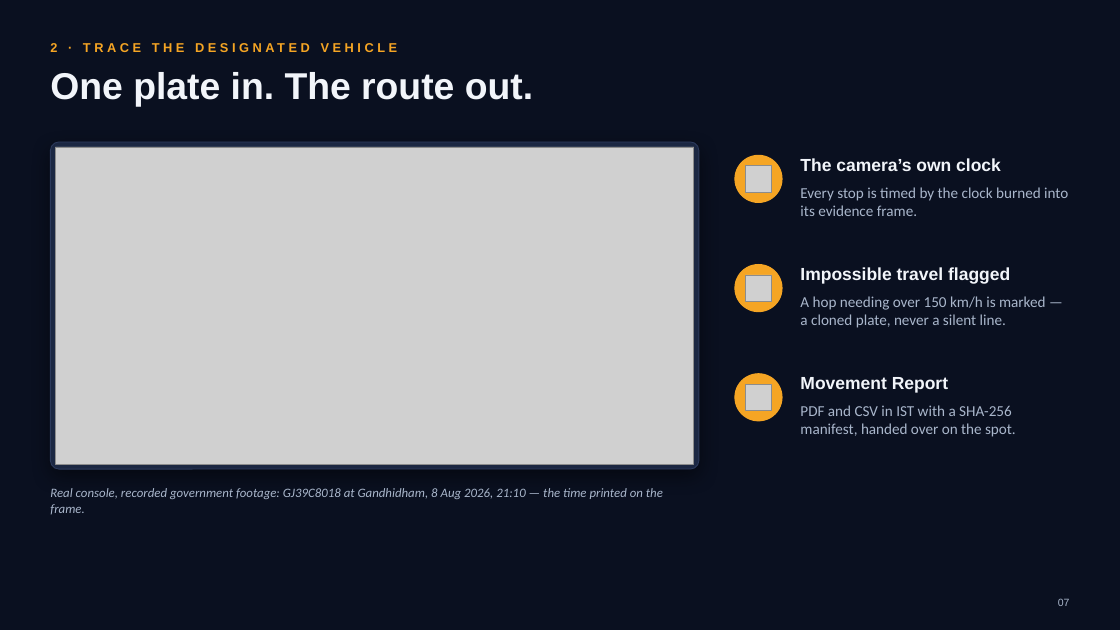
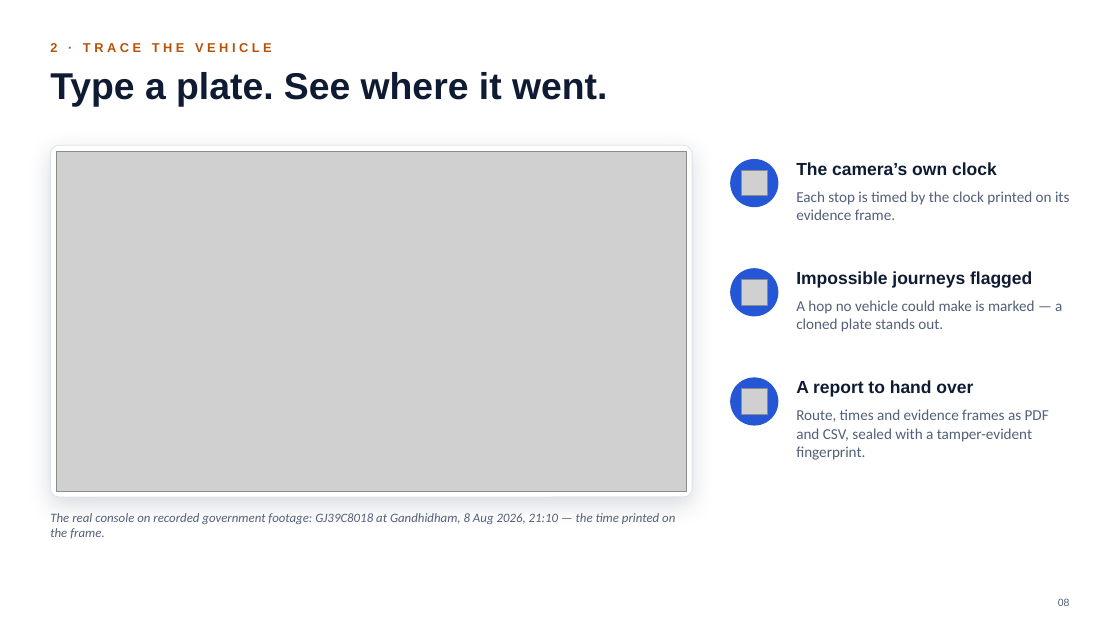
Before and after one commit to parthpatel643/sentinel-hackathon, a slide deck: slide 8 of docs/Sentinel-Finale-Pitch.pptx (slide 7 before the commit). Drawn at 1120x630 pixels with LibreOffice and Linux fonts; fonts in the diff are those of the drawing; grey boxes stand for pictures. Boxes give left, top, right and bottom in pixels: in the first picture for what was removed or moved away, otherwise in the second. Text is boxed around its words. In the diff, an @@ line names an element or a change of style, - is before the commit and + after.

```diff
--- a/docs/Sentinel-Finale-Pitch.pptx
+++ b/docs/Sentinel-Finale-Pitch.pptx
@@ background #0A1020 to #FFFFFF @@
@@ text at (50, 43, 272, 52): text changed; text colour #F5A524 to #B45309 @@
-2 · TRACE THE DESIGNATED VEHICLE
+2 · TRACE THE VEHICLE
@@ text at (50, 72, 607, 107): text changed; text colour #F2F5FA to #0F1B33 @@
-One plate in. The route out.
+Type a plate. See where it went.
@@ rounded rectangle: place and size @@
-rounded rectangle at (50, 142, 699, 469)
+rounded rectangle at (50, 145, 692, 497)
@@ rounded rectangle at (50, 145, 692, 497): fill #1B2742 to #FFFFFF; outline #2C3A5C 0.75 pt to #DDE3EE 0.75 pt; shadow changed; proportions changed @@
@@ picture: place and size @@
-picture at (55, 147, 694, 464)
+picture at (56, 151, 686, 492)
@@ text "The camera’s own clock" at (796, 162, 997, 175): text colour #F2F5FA to #0F1B33 @@
@@ text at (796, 191, 1069, 220): text changed; text colour #A9B6CB to #536079 @@
-Every stop is timed by the clock burned into its evidence frame.
+Each stop is timed by the clock printed on its evidence frame.
@@ 3 ellipses, 3 pictures: place and size @@
-3 ellipses, 3 pictures at (735, 155, 782, 421)
+3 ellipses, 3 pictures at (731, 160, 778, 425)
@@ text at (796, 271, 1032, 288): text changed; text colour #F2F5FA to #0F1B33 @@
-Impossible travel flagged
+Impossible journeys flagged
@@ text at (796, 300, 1062, 332): text changed; text colour #A9B6CB to #536079 @@
-A hop needing over 150 km/h is marked — a cloned plate, never a silent line.
+A hop no vehicle could make is marked — a cloned plate stands out.
@@ fill #F5A524 to #2456D6; outline #F5A524 1 pt to #2456D6 1 pt in 3 elements at (731, 160, 778, 207), (731, 269, 778, 316), (731, 378, 778, 425) @@
@@ text at (796, 380, 973, 397): text changed; text colour #F2F5FA to #0F1B33 @@
-Movement Report
+A report to hand over
@@ text at (796, 409, 1049, 460): text changed; text colour #A9B6CB to #536079 @@
-PDF and CSV in IST with a SHA-256 manifest, handed over on the spot.
+Route, times and evidence frames as PDF and CSV, sealed with a tamper-evident fingerprint.
@@ text at (50, 513, 675, 539): text changed; text colour #A9B6CB to #536079 @@
-Real console, recorded government footage: GJ39C8018 at Gandhidham, 8 Aug 2026, 21:10 — the time printed on the frame.
+The real console on recorded government footage: GJ39C8018 at Gandhidham, 8 Aug 2026, 21:10 — the time printed on the frame.
@@ text at (1058, 598, 1070, 606): text changed; text colour #A9B6CB to #536079 @@
-07
+08
```
Also in this commit, not shown: 10 other slides changed, 7 slides added, 6 slides removed, 16 other files.
